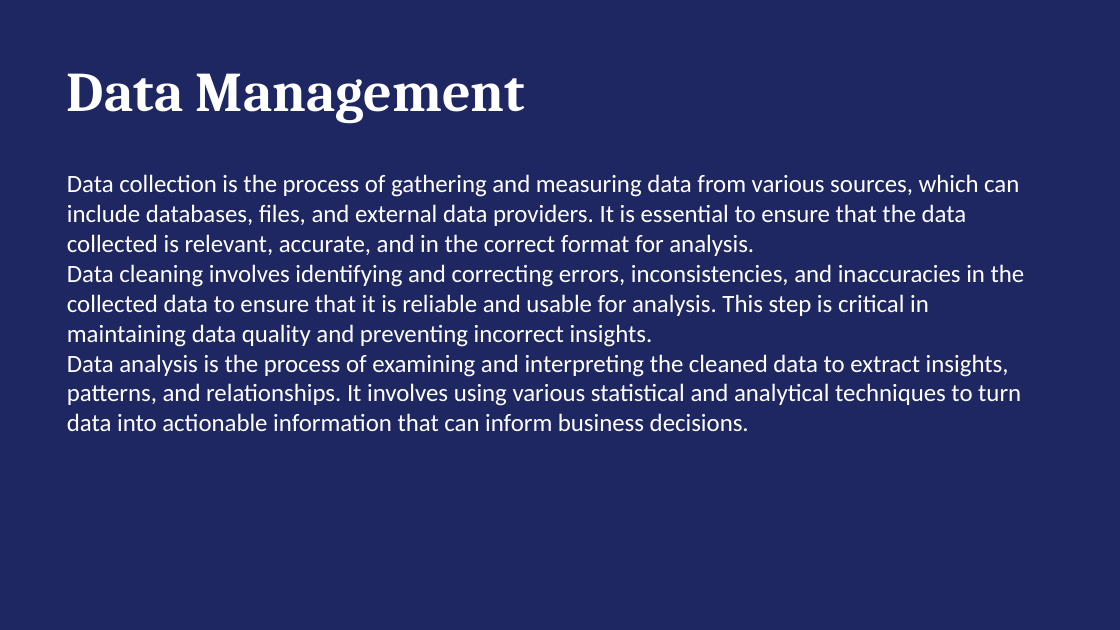
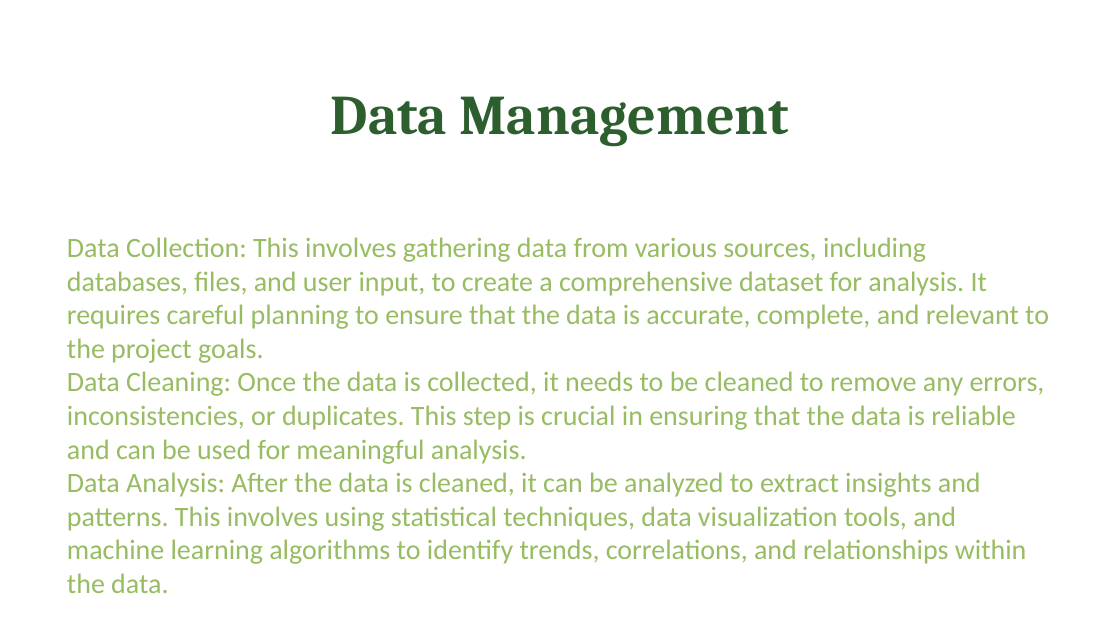
Before and after one commit to ELABDI-Ibrahim/pres_agent, a slide deck: slide 3 of output.pptx. Drawn at 1120x630 pixels with LibreOffice and Linux fonts; fonts in the diff are those of the drawing. Boxes give left, top, right and bottom in pixels: in the first picture for what was removed or moved away, otherwise in the second. Text is boxed around its words. In the diff, an @@ line names an element or a change of style, - is before the commit and + after.

```diff
--- a/output.pptx
+++ b/output.pptx
@@ background #1E2761 to #FFFFFF @@
@@ text "Data Management" at (331,96,789,147): text colour #FFFFFF to #2C5F2D; alignment left to centre @@
@@ text "Data Collection: This involves gathering ..." at (67,237,1049,564): vertical alignment middle to top @@
@@ text at (67,237,1049,564): text changed; size 16 to 18 pt; text colour #FFFFFF to #97BC62 @@
-Data collection is the process of gathering and measuring data from various sources, which can include databases, files, and external data providers. It is essential to ensure that the data collected is relevant, accurate, and in the correct format for analysis.
-Data cleaning involves identifying and correcting errors, inconsistencies, and inaccuracies in the collected data to ensure that it is reliable and usable for analysis. This step is critical in maintaining data quality and preventing incorrect insights.
-Data analysis is the process of examining and interpreting the cleaned data to extract insights, patterns, and relationships. It involves using various statistical and analytical techniques to turn data into actionable information that can inform business decisions.
+Data Collection: This involves gathering data from various sources, including databases, files, and user input, to create a comprehensive dataset for analysis. It requires careful planning to ensure that the data is accurate, complete, and relevant to the project goals.
+Data Cleaning: Once the data is collected, it needs to be cleaned to remove any errors, inconsistencies, or duplicates. This step is crucial in ensuring that the data is reliable and can be used for meaningful analysis.
+Data Analysis: After the data is cleaned, it can be analyzed to extract insights and patterns. This involves using statistical techniques, data visualization tools, and machine learning algorithms to identify trends, correlations, and relationships within the data.
```
Also in this commit, not shown: 2 other slides changed, 1 slide added, 1 slide removed, 4 other files.
